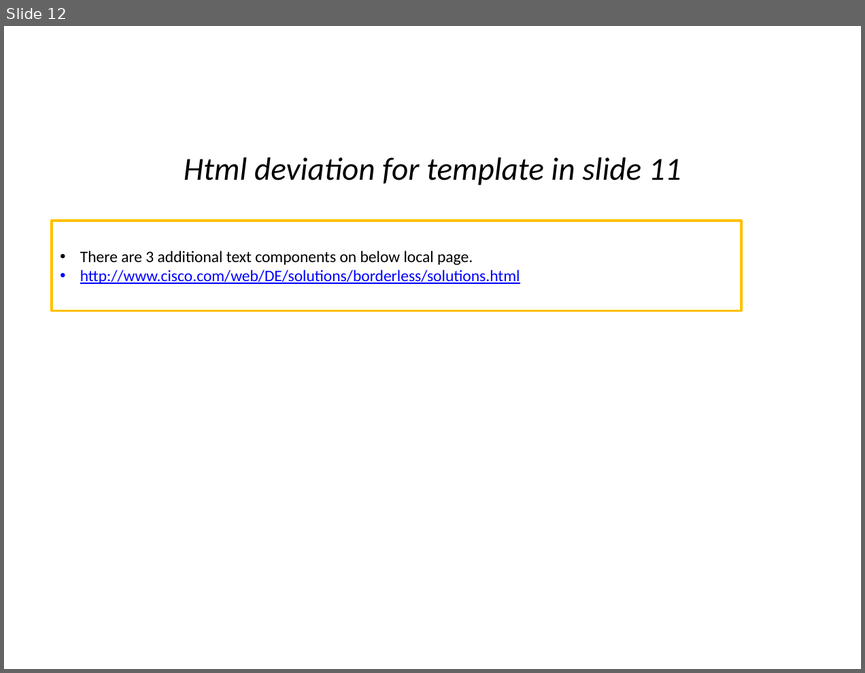
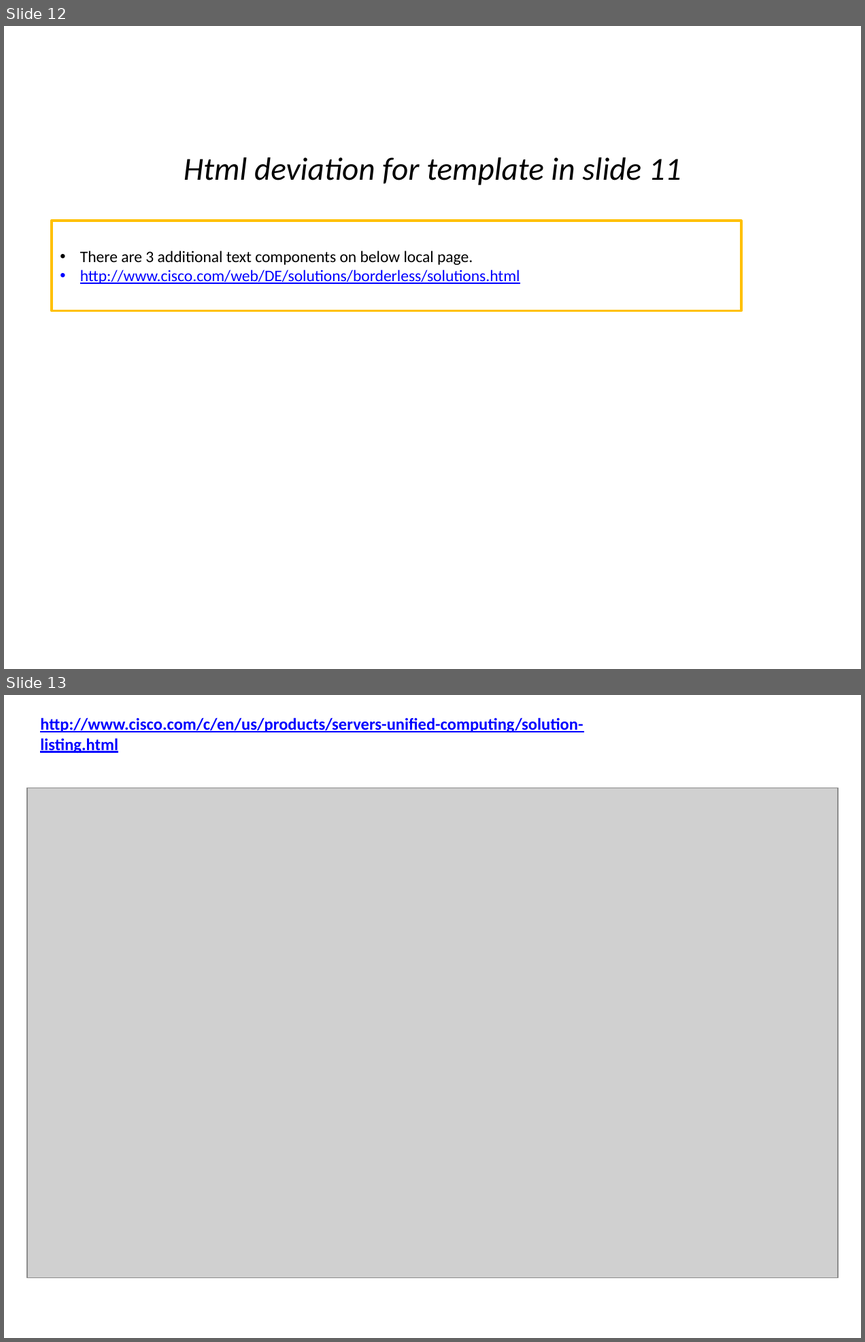
Before and after one commit to shreyabhatnagar/OVWMigration, a slide deck: docs/Solutionlisting/Solution-Listing.pptx. Shown one above the other, each under a label of ours: slide 12 before the commit, slides 12 and 13 after it. The pictures are 865x673 and 865x1342 pixels, drawn with LibreOffice and Linux fonts; fonts in the diff are those of the drawing; grey boxes stand for pictures. Boxes give left, top, right and bottom in pixels: in the first picture for what was removed or moved away, otherwise in the second. Text is boxed around its words. In the diff, an @@ line names an element or a change of style, - is before the commit and + after.

Commit message:
Modified Solution-Listing.pptx-Added slide for servers-unified-computing

```diff
--- a/docs/Solutionlisting/Solution-Listing.pptx
+++ b/docs/Solutionlisting/Solution-Listing.pptx
@@ slide 13 added at [4,695,861,1338], background #FFFFFF @@
@@ text added at [40,717,583,753], 14 pt, text #0000FF, bold, underline @@
+http://www.cisco.com/c/en/us/products/servers-unified-computing/solution-listing.html
@@ picture added at [27,787,838,1277] @@
```
Also in this commit, not shown: 1 slide changed, 1 other file.
